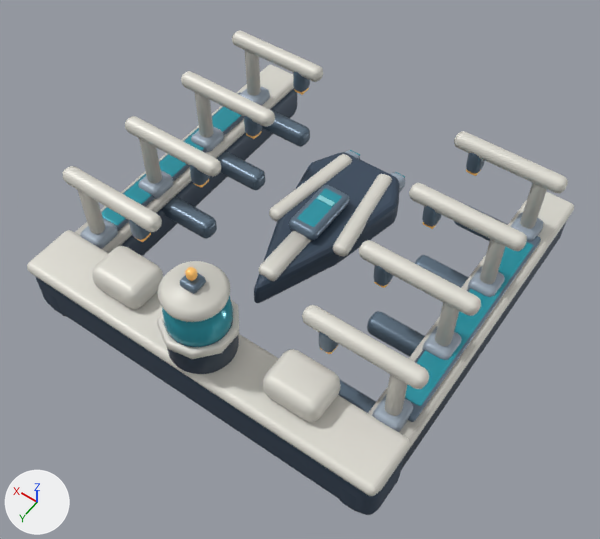
Before and after pictures for a commit that changed the glTF model space-battleship/assets/galaxy/v3/buildings/orbital_shipyard/orbital_shipyard_lv4.glb.
Both versions are drawn from a 50 mm lens placed at (-6.54, 9.55, 14.97), pointed at (-0.31, 0.83, 1.28). Every picture has the same lights, and +X, +Y and +Z are marked at lower left. The picture after the commit comes second. Where no turn or scale is listed for an object, it has been applied to the vertices. Vertices at exactly the same position are counted once.

The first picture shows 'Structure'.
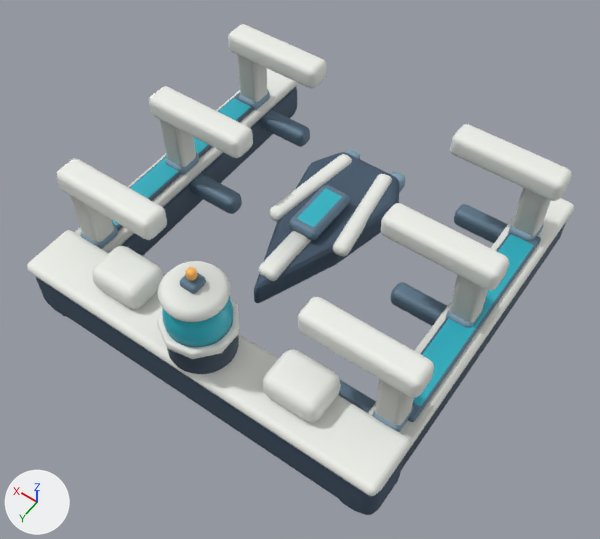
Location of each change, (x1, y1, x2, y2) in pixels of the pictures (600 x 539 px; the box of a moved part takes in the faces that stretch with it):
'Structure', reshaped
    before: (27, 31, 574, 515)
    after: (27, 24, 574, 515)
part 1 of me_cube_293, moved or reshaped
    before: (415, 255, 469, 288)
    after: (390, 282, 447, 326)
part 2 of me_cube_293, moved or reshaped
    before: (216, 151, 266, 190)
    after: (188, 173, 242, 214)
part 3 of me_cube_293, moved or reshaped
    before: (468, 266, 505, 297)
    after: (446, 307, 484, 328)
part 4 of me_cube_293, moved or reshaped
    before: (191, 126, 224, 152)
    after: (165, 152, 199, 175)
part 5 of me_cube_293, rebuilt
    before: (245, 50, 261, 96)
    after: (238, 55, 268, 102)
part 6 of me_cube_293, rebuilt
    before: (78, 190, 105, 234)
    after: (70, 195, 114, 242)
part 7 of me_cube_293, rebuilt (11% wider, 22% taller)
    before: (63, 166, 162, 232)
    after: (57, 159, 167, 240)
part 8 of me_cube_293, rebuilt (7% wider, 20% taller)
    before: (302, 305, 429, 389)
    after: (298, 297, 434, 398)
part 9 of me_cube_293, rebuilt (7% wider, 22% taller)
    before: (454, 131, 568, 194)
    after: (450, 124, 572, 201)
part 10 of me_cube_293, rebuilt
    before: (384, 374, 408, 416)
    after: (375, 380, 414, 425)
part 11 of me_cube_293, rebuilt
    before: (520, 183, 547, 229)
    after: (512, 187, 551, 236)
part 12 of me_cube_293, rebuilt (9% wider, 27% taller)
    before: (232, 31, 323, 82)
    after: (228, 24, 327, 89)
part 13 of me_cube_293, added
    after: (449, 275, 488, 323)
part 14 of me_cube_293, added
    after: (381, 203, 509, 290)
part 15 of me_cube_293, added
    after: (160, 120, 196, 167)
part 16 of me_cube_293, added
    after: (149, 86, 253, 158)
part 17 of me_cube_293, deleted
    before: (125, 71, 527, 360)
part 18 of me_cube_293, recoloured
    both: (27, 69, 574, 499)

What changed in the scene script:
```text
Change me_cube_293:
    used by ob_structure; location = (-3.76, -0.08, 0.57)
    remove me_cube_293.from_pydata(...)  # 7928 vertices, 15468 faces; spans x -0.51..8.03, y -4.25..4.41, z -0.57..3.32
    add me_cube_293.from_pydata(...)  # 5336 vertices, 10392 faces; spans x -0.51..8.03, y -4.25..4.41, z -0.57..3.32
    me_cube_293 part 1: the loose piece of 96 vertices spanning x -0.19..1.68, y -1.13..-0.69, z 0.11..0.57 is moved by (0.0, 0.91, 0.0)
    me_cube_293 part 2: the loose piece of 96 vertices spanning x 5.83..7.7, y -1.13..-0.69, z 0.11..0.57 is moved by (0.0, 0.91, 0.0)
    me_cube_293 part 3: the loose piece of 96 vertices spanning x -0.2..0.38, y -1.25..-0.56, z 0.61..1.04 is moved by (0.0, 0.91, 0.0)
    me_cube_293 part 4: the loose piece of 96 vertices spanning x 7.14..7.72, y -1.25..-0.56, z 0.61..1.04 is moved by (0.0, 0.91, 0.0)
    me_cube_293 part 5: the loose piece of 96 vertices spanning x 7.27..7.58, y -2.88..-2.57, z 0.85..2.39 is rebuilt with 96 vertices and now spans x 7.15..7.7, y -3.0..-2.44, z 0.85..2.39
    me_cube_293 part 6: the loose piece of 96 vertices spanning x 7.27..7.58, y 2.57..2.88, z 0.85..2.39 is rebuilt with 96 vertices and now spans x 7.15..7.7, y 2.44..3.0, z 0.85..2.39
    me_cube_293 part 7: the loose piece of 96 vertices spanning x 5.46..7.93, y 2.54..2.9, z 2.26..2.61 is rebuilt with 96 vertices and now spans x 5.46..7.93, y 2.41..3.03, z 2.15..2.71
    me_cube_293 part 8: the loose piece of 96 vertices spanning x -0.42..2.06, y 2.54..2.9, z 2.26..2.61 is rebuilt with 96 vertices and now spans x -0.42..2.06, y 2.41..3.03, z 2.15..2.71
    me_cube_293 part 9: the loose piece of 96 vertices spanning x -0.42..2.06, y -2.9..-2.54, z 2.26..2.61 is rebuilt with 96 vertices and now spans x -0.42..2.06, y -3.03..-2.41, z 2.15..2.71
    me_cube_293 part 10: the loose piece of 96 vertices spanning x -0.07..0.24, y 2.57..2.88, z 0.85..2.39 is rebuilt with 96 vertices and now spans x -0.19..0.36, y 2.44..3.0, z 0.85..2.39
    me_cube_293 part 11: the loose piece of 96 vertices spanning x -0.07..0.24, y -2.88..-2.57, z 0.85..2.39 is rebuilt with 96 vertices and now spans x -0.19..0.36, y -3.0..-2.44, z 0.85..2.39
    me_cube_293 part 12: the loose piece of 96 vertices spanning x 5.46..7.93, y -2.9..-2.54, z 2.26..2.61 is rebuilt with 96 vertices and now spans x 5.46..7.93, y -3.03..-2.41, z 2.15..2.71
    me_cube_293 part 13: a new loose piece of 96 vertices spanning x -0.19..0.36, y -0.28..0.28, z 0.85..2.39, in mat_galaxytoonarmor
    me_cube_293 part 14: a new loose piece of 96 vertices spanning x -0.42..2.06, y -0.31..0.31, z 2.15..2.71, in mat_galaxytoonarmor
    me_cube_293 part 15: a new loose piece of 96 vertices spanning x 7.15..7.7, y -0.28..0.28, z 0.85..2.39, in mat_galaxytoonarmor
    me_cube_293 part 16: a new loose piece of 96 vertices spanning x 5.46..7.93, y -0.31..0.31, z 2.15..2.71, in mat_galaxytoonarmor
    me_cube_293 part 17: 31 loose pieces with 2976 vertices, spanning x -0.42..7.93, y -2.91..2.91, z 0.11..2.61, are deleted
    me_cube_293 part 18: 7359 kept faces spanning x -0.51..8.03, y -4.25..4.41, z -0.57..3.32 get new vertex colours
```
